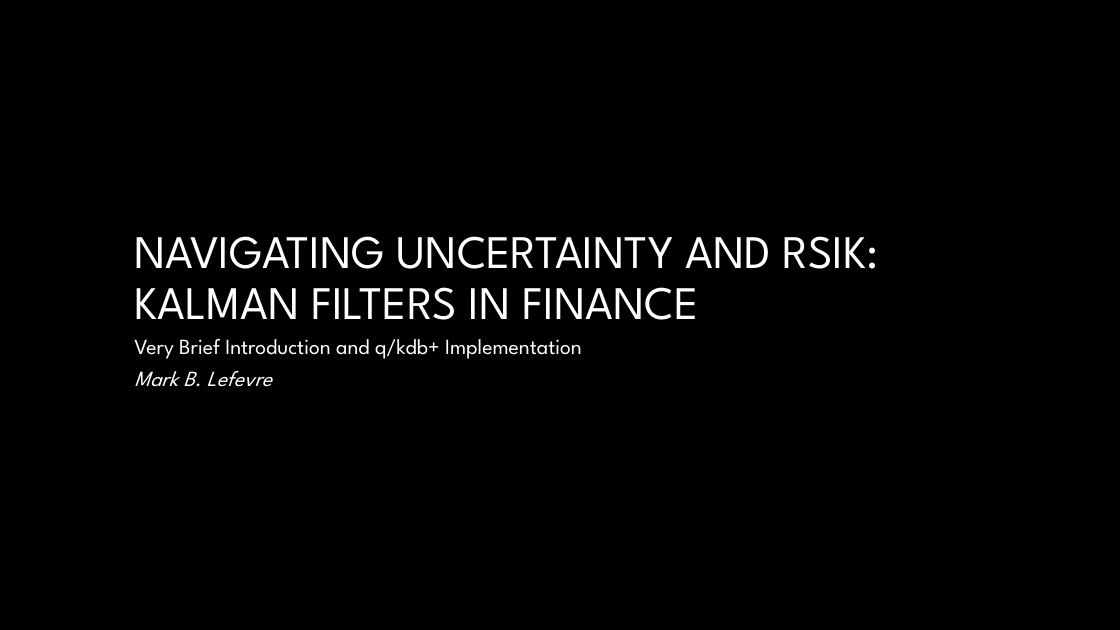
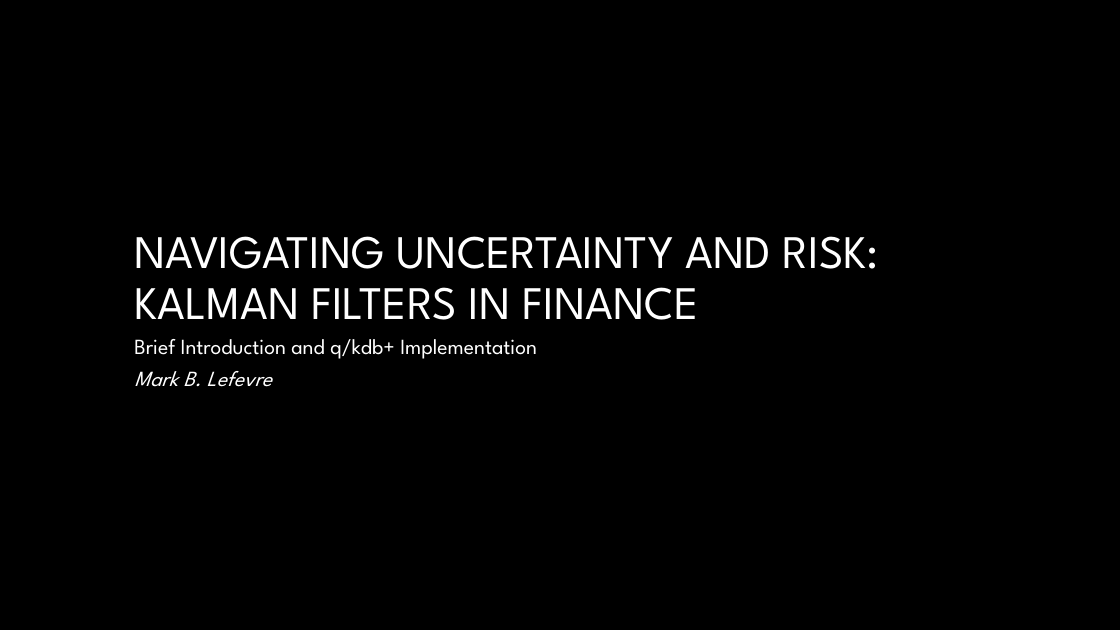
Before and after one commit to markblefevre/presentations, a slide deck: slide 1 of Kalman Filter/KALMAN FILTER FIN 2025.pptx. Drawn at 1120x630 pixels with LibreOffice and Linux fonts; fonts in the diff are those of the drawing; background and template pictures are left out. Boxes give left, top, right and bottom in pixels: in the first picture for what was removed or moved away, otherwise in the second. Text is boxed around its words. In the diff, an @@ line names an element or a change of style, - is before the commit and + after.

```diff
--- a/Kalman Filter/KALMAN FILTER FIN 2025.pptx
+++ b/Kalman Filter/KALMAN FILTER FIN 2025.pptx
@@ title at (134, 236, 879, 320): text changed @@
-NAVIGATING UNCERTAINTY AND RSIK:
-KALMAN FILTERS IN FINANCE
+NAVIGATING UNCERTAINTY AND RISK:
+KALMAN FILTERS IN FINANCE
@@ subtitle at (134, 339, 537, 359): text changed @@
-Very Brief Introduction and q/kdb+ Implementation
+Brief Introduction and q/kdb+ Implementation
```
Also in this commit, not shown: 2 other slides changed, 1 slide added.
